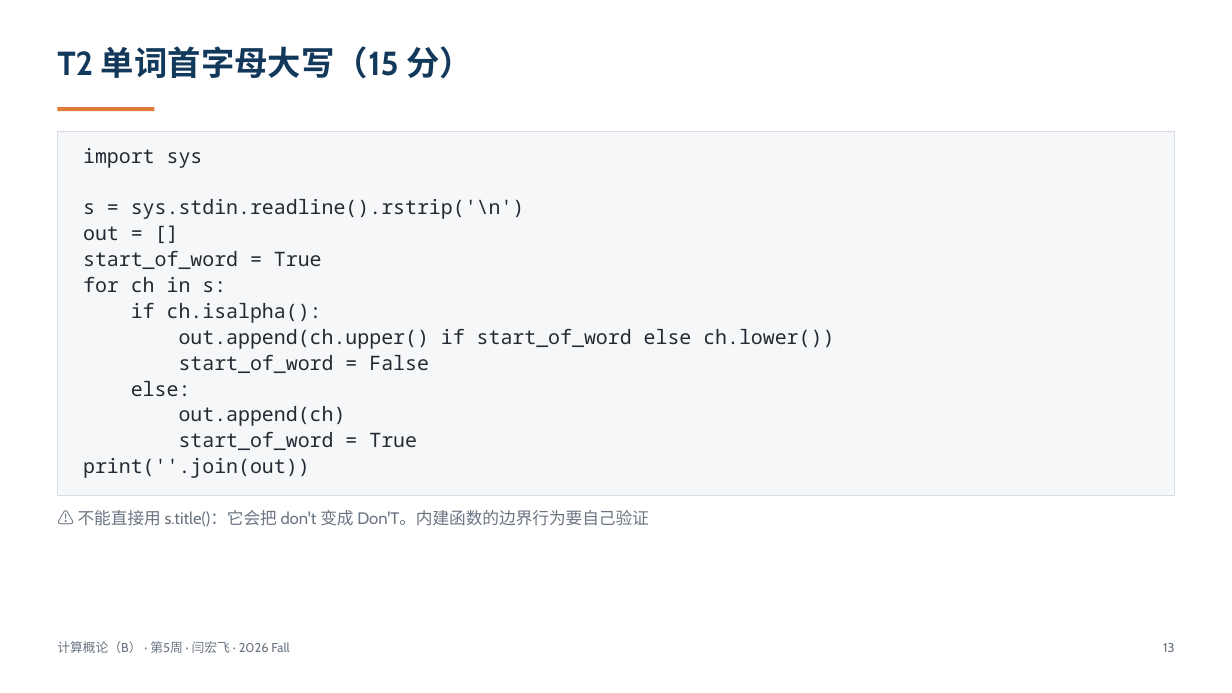
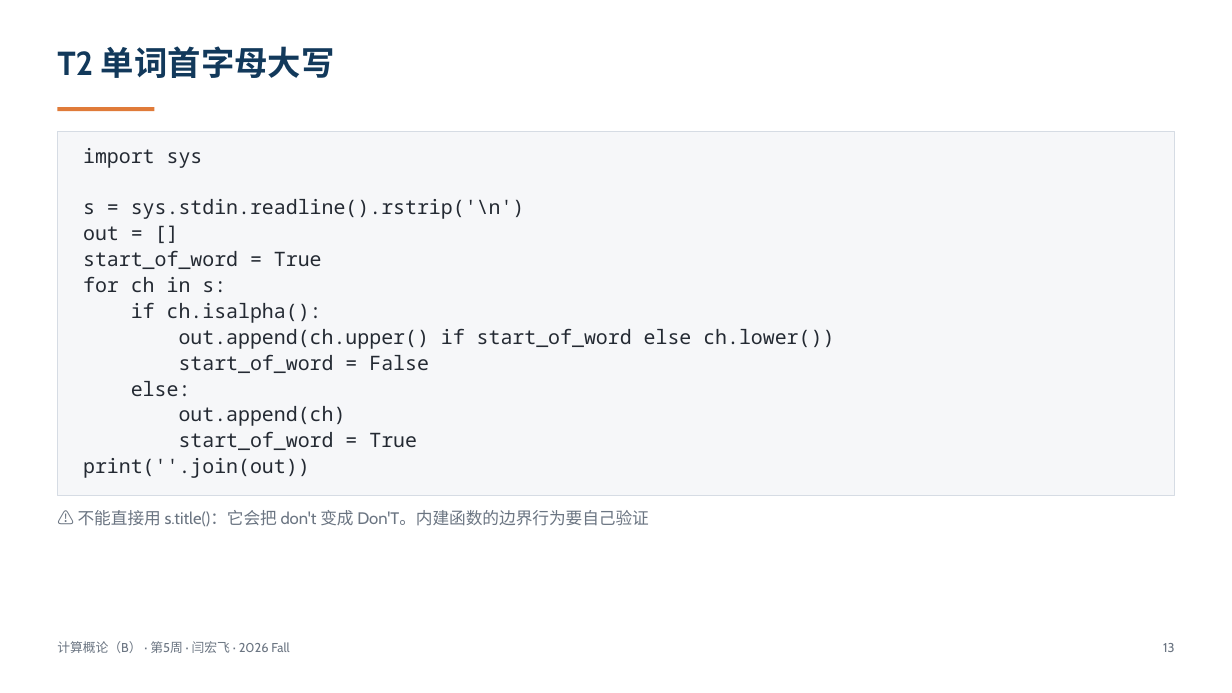
Before and after one commit to GMyhf/2026fall-cs101, a slide deck: slide 13 of courseware/202609_ADS_W05_October_Exam_Review.pptx. Drawn at 1232x693 pixels with LibreOffice and Linux fonts; fonts in the diff are those of the drawing. Boxes give left, top, right and bottom in pixels: in the first picture for what was removed or moved away, otherwise in the second. Text is boxed around its words. In the diff, an @@ line names an element or a change of style, - is before the commit and + after.

```diff
--- a/courseware/202609_ADS_W05_October_Exam_Review.pptx
+++ b/courseware/202609_ADS_W05_October_Exam_Review.pptx
@@ text at (x1=57, y1=46, x2=335, y2=78): text changed @@
-T2 单词首字母大写（15 分）
+T2 单词首字母大写
```
Also in this commit, not shown: 6 other slides changed, 1 other file.
